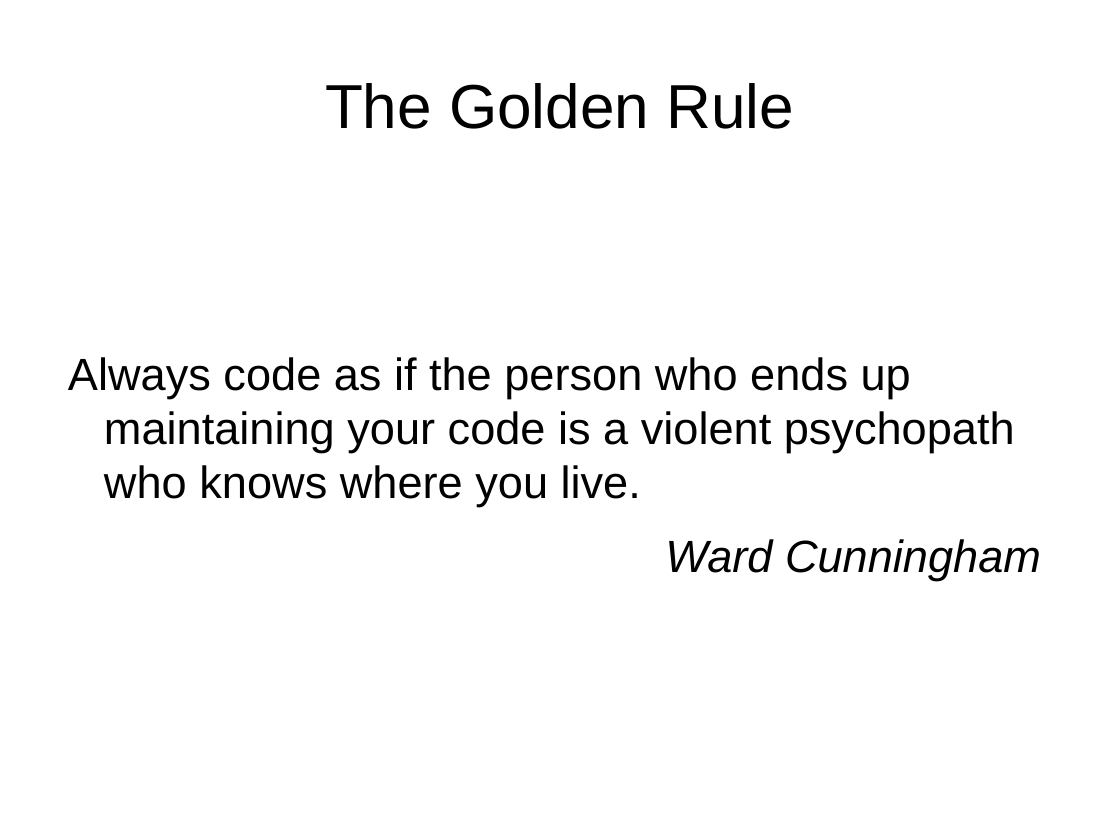
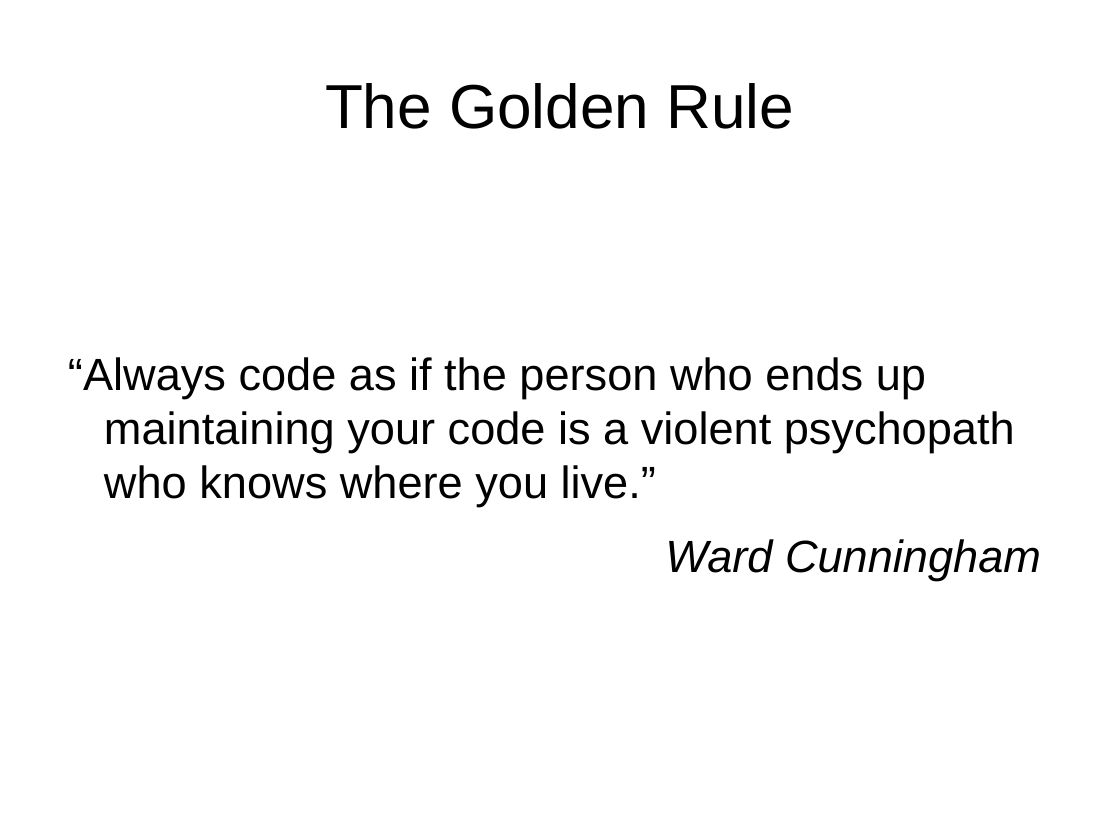
Before and after one commit to tonybaines/oo-design-principles, a slide deck: slide 40 of OO Design Workshop.pptx. Drawn at 1120x840 pixels with LibreOffice and Linux fonts; fonts in the diff are those of the drawing. Boxes give left, top, right and bottom in pixels: in the first picture for what was removed or moved away, otherwise in the second. Text is boxed around its words. In the diff, an @@ line names an element or a change of style, - is before the commit and + after.

```diff
--- a/OO Design Workshop.pptx
+++ b/OO Design Workshop.pptx
@@ text at bbox=[68, 357, 1015, 507]: text changed @@
-Always code as if the person who ends up maintaining your code is a violent psychopath who knows where you live.
+“Always code as if the person who ends up maintaining your code is a violent psychopath who knows where you live.”
```
Also in this commit, not shown: 11 other slides changed, 1 slide added.
